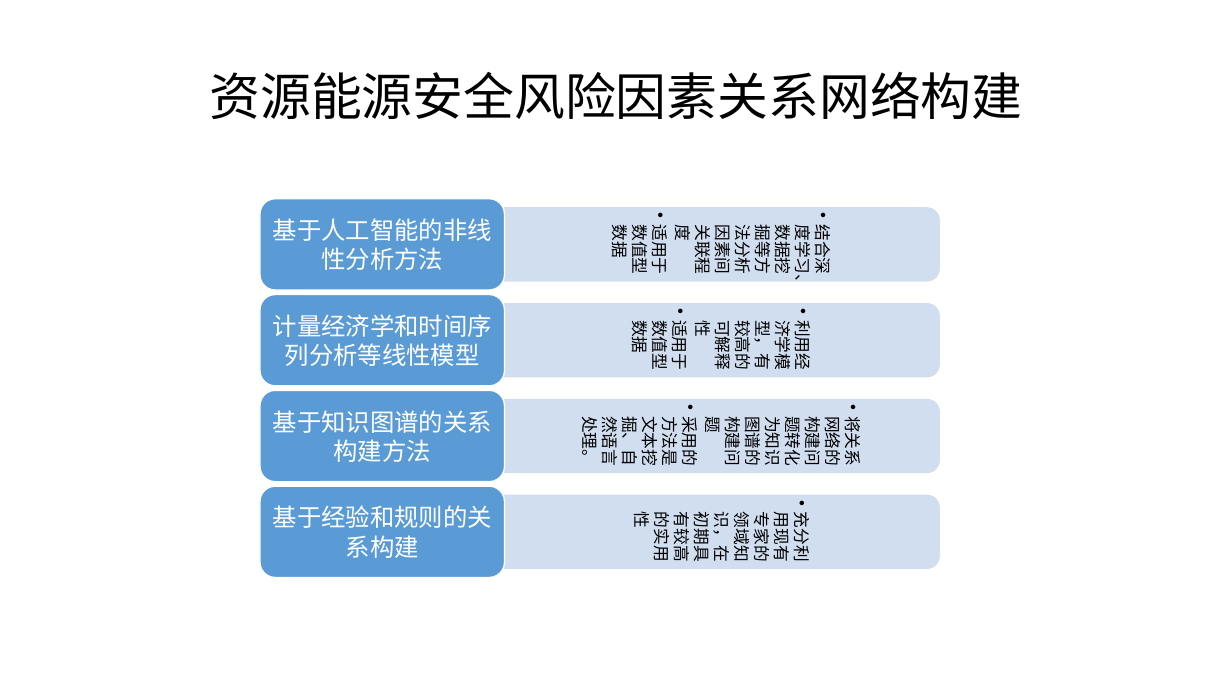
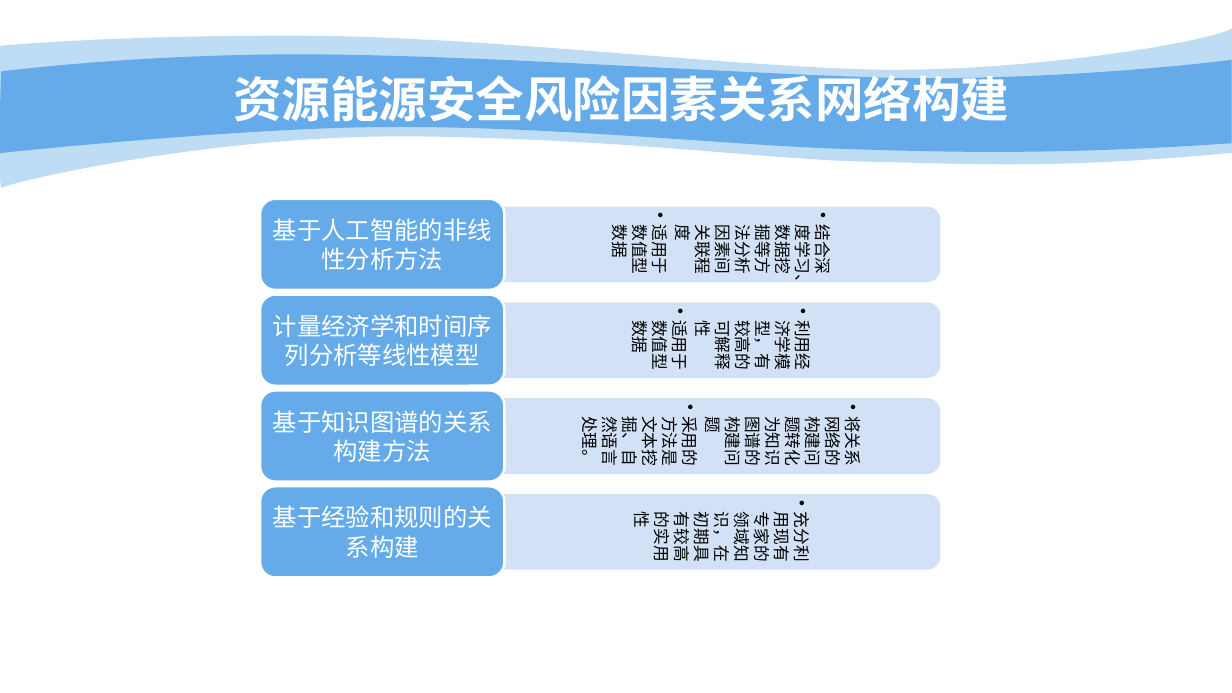
Before and after one commit to bwriteLeaf/writing, a slide deck: slide 76 of 报告写作/2018-3-8汇报ppt.pptx (slide 71 before the commit). Drawn at 1232x693 pixels with LibreOffice and Linux fonts; fonts in the diff are those of the drawing; background and template pictures are left out. Boxes give left, top, right and bottom in pixels: in the first picture for what was removed or moved away, otherwise in the second. Text is boxed around its words. In the diff, an @@ line names an element or a change of style, - is before the commit and + after.

```diff
--- a/报告写作/2018-3-8汇报ppt.pptx
+++ b/报告写作/2018-3-8汇报ppt.pptx
@@ freeform shape added at (0, 29, 1232, 192), fill #65AAE9 at 41% opacity @@
@@ text "结合深度学习、数据挖掘等方法分析因素间关联程度" at (609, 225, 836, 289): font Calibri to Arial @@
@@ freeform shape added at (0, 54, 1232, 155), fill #65AAE9 @@
@@ title "资源能源安全风险因素关系网络构建": place and size @@
-title "资源能源安全风险因素关系网络构建" at (209, 71, 1022, 119)
+title "资源能源安全风险因素关系网络构建" at (233, 68, 1009, 129)
@@ title "资源能源安全风险因素关系网络构建" at (233, 68, 1009, 129): size 39.6 to 37.8 pt, font Calibri to Noto Sans CJK SC, text colour #000000 to #FFFFFF, bold on; line spacing 0.9 to 1 @@
@@ text "利用经济学模型，有较高的可解释性" at (629, 321, 816, 369): font Calibri to Arial @@
@@ text "基于知识图谱的关系构建方法" at (273, 410, 492, 462): font Calibri to Arial in "基于知识图谱的关系构建方法" @@
@@ fill #5B9BD5 to #65AAE9; outline #FFFFFF 1 pt to #FFFFFF 2 pt in 4 elements at (260, 199, 505, 290), (260, 295, 505, 386), (260, 390, 505, 482), (260, 486, 505, 578) @@
@@ fill #D2DEEF at 90% opacity to #D3E2F7 at 90% opacity; outline #D2DEEF 1 pt to #D3E2F7 2 pt in 4 elements at (505, 207, 939, 281), (505, 304, 939, 377), (505, 400, 939, 473), (505, 495, 939, 568) @@
```
Also in this commit, not shown: 78 other slides changed, 5 slides added.
